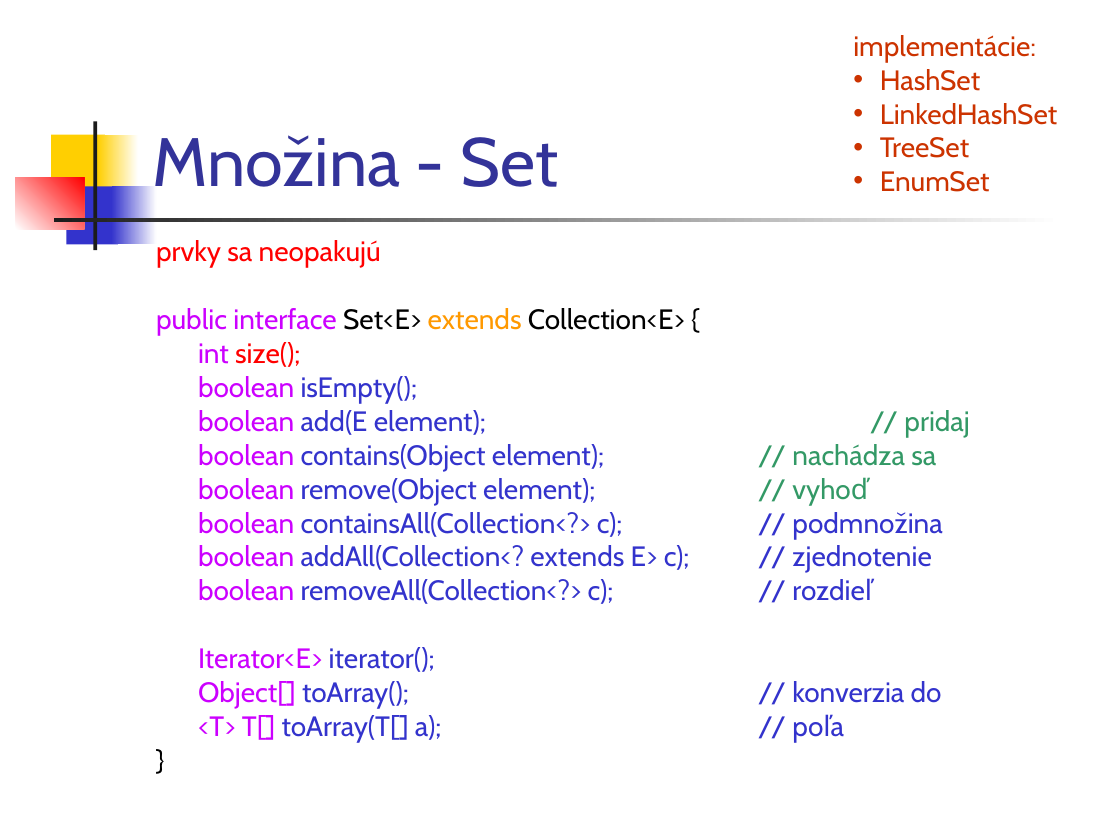
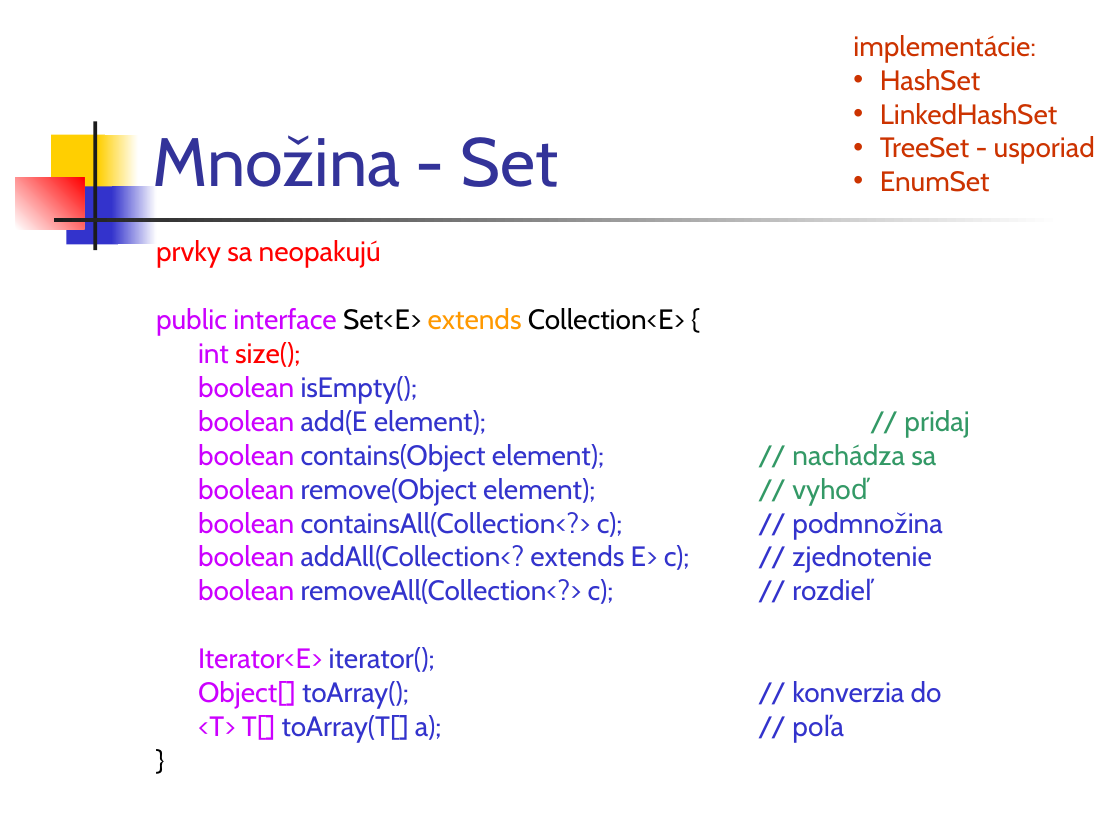
Before and after one commit to Programovanie4/Prednasky, a slide deck: slide 10 of 06/06_java.ppt. Drawn at 1120x840 pixels with LibreOffice and Linux fonts; fonts in the diff are those of the drawing. Boxes give left, top, right and bottom in pixels: in the first picture for what was removed or moved away, otherwise in the second. Text is boxed around its words. In the diff, an @@ line names an element or a change of style, - is before the commit and + after.

```diff
--- a/06/06_java.ppt
+++ b/06/06_java.ppt
@@ text at bbox=[880, 136, 1095, 164]: text changed @@
-• TreeSet
+• TreeSet - usporiad
```
Also in this commit, not shown: 9 other slides changed, 6 slides added, 6 slides removed, 3 other files.
